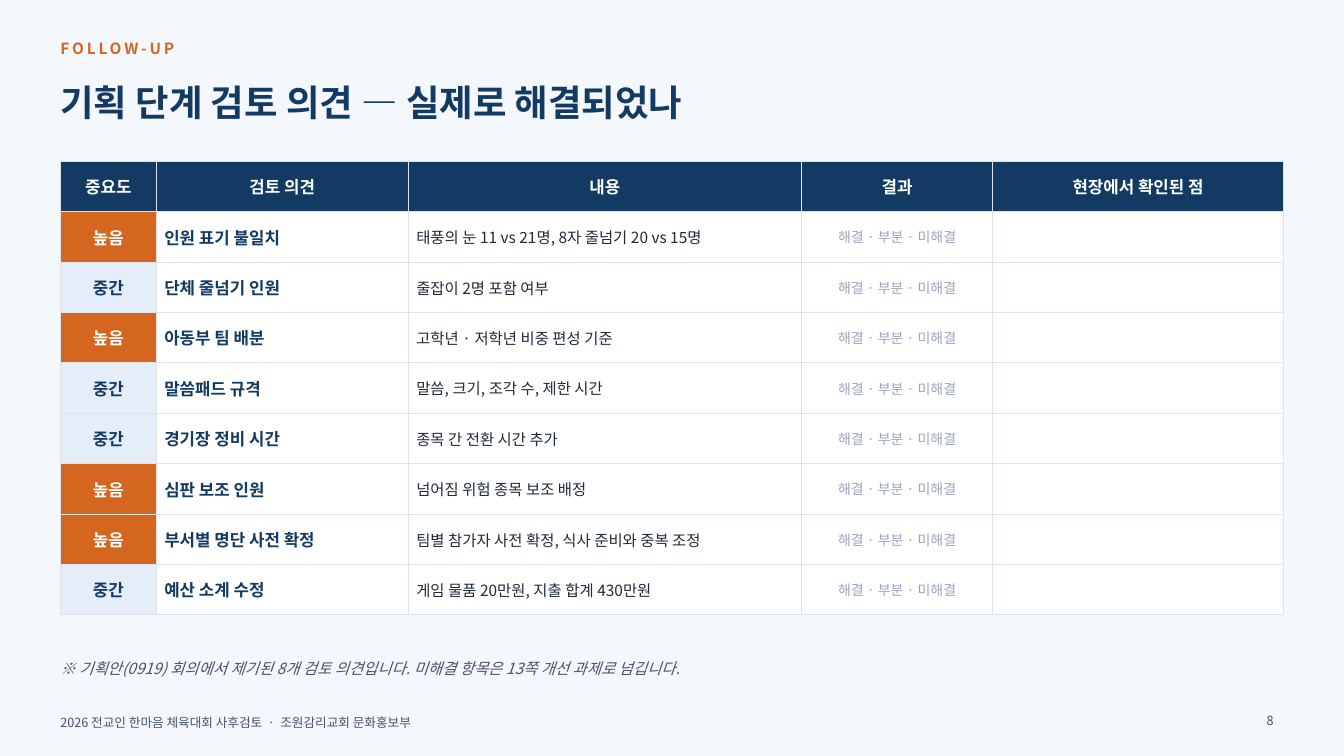
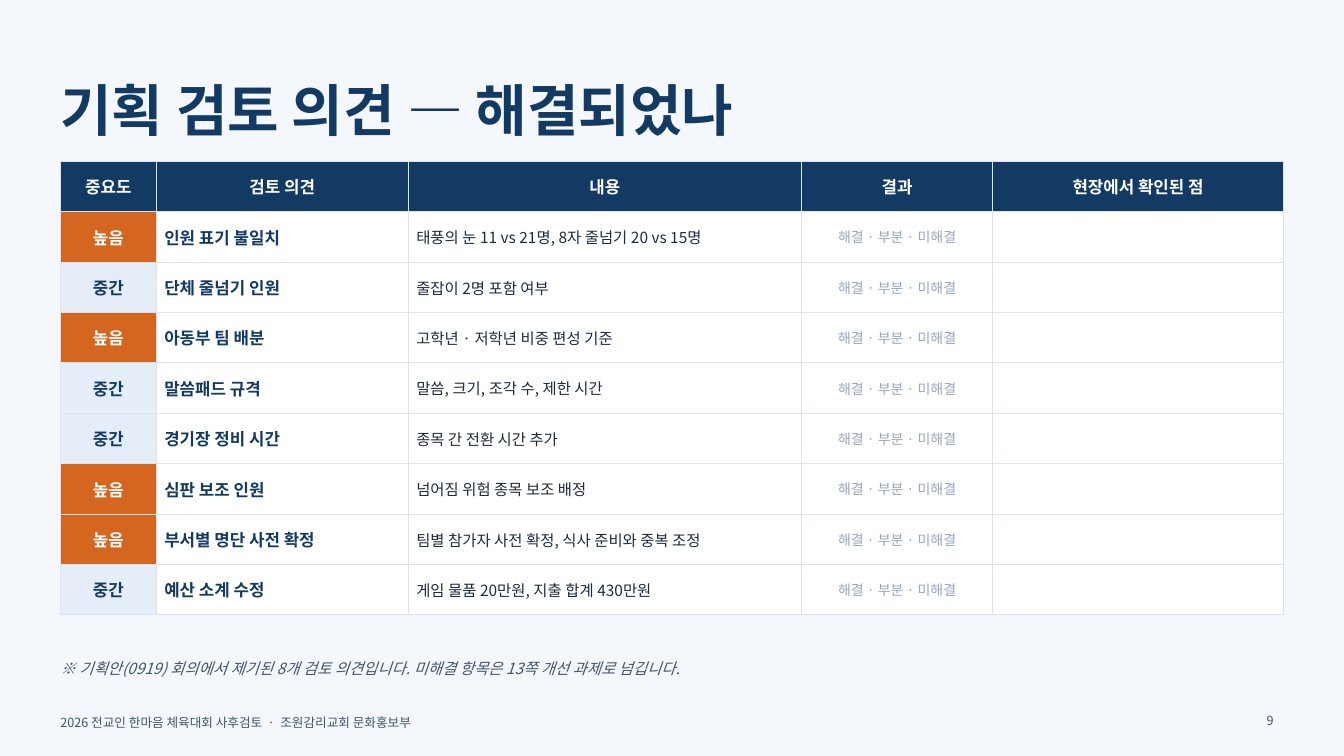
Before and after one commit to sungo-bae/miniature-octo-spoon, a slide deck: slide 9 of 2026_한마음체육대회_사후검토_1017.pptx (slide 8 before the commit). Drawn at 1344x756 pixels with LibreOffice and Linux fonts; fonts in the diff are those of the drawing; background and template pictures are left out. Boxes give left, top, right and bottom in pixels: in the first picture for what was removed or moved away, otherwise in the second. Text is boxed around its words. In the diff, an @@ line names an element or a change of style, - is before the commit and + after.

```diff
--- a/2026_한마음체육대회_사후검토_1017.pptx
+++ b/2026_한마음체육대회_사후검토_1017.pptx
@@ text removed at <box>60,42,174,54</box> @@
-FOLLOW-UP
@@ title at <box>60,83,733,136</box>: text changed; size 26 to 40 pt @@
-기획 단계 검토 의견 — 실제로 해결되었나
+기획 검토 의견 — 해결되었나
@@ page number at <box>1267,715,1274,725</box>: text changed @@
-8
+9
```
Also in this commit, not shown: 13 other slides changed, 1 slide added.
